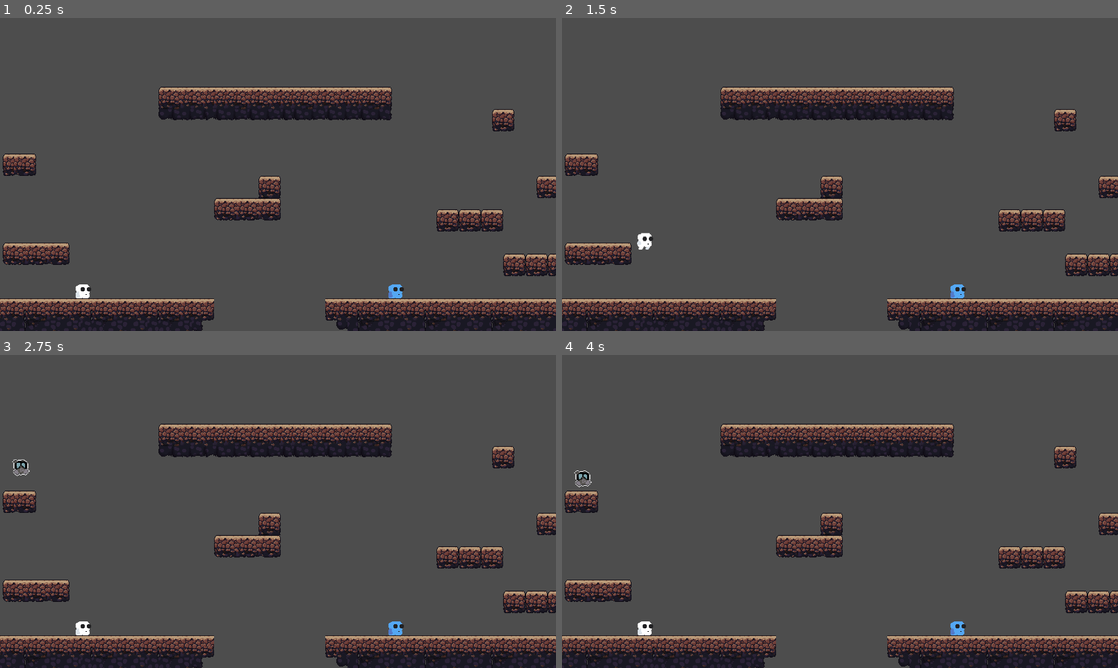
Above: before the commit, frames 1-4 (two rows, left to right).
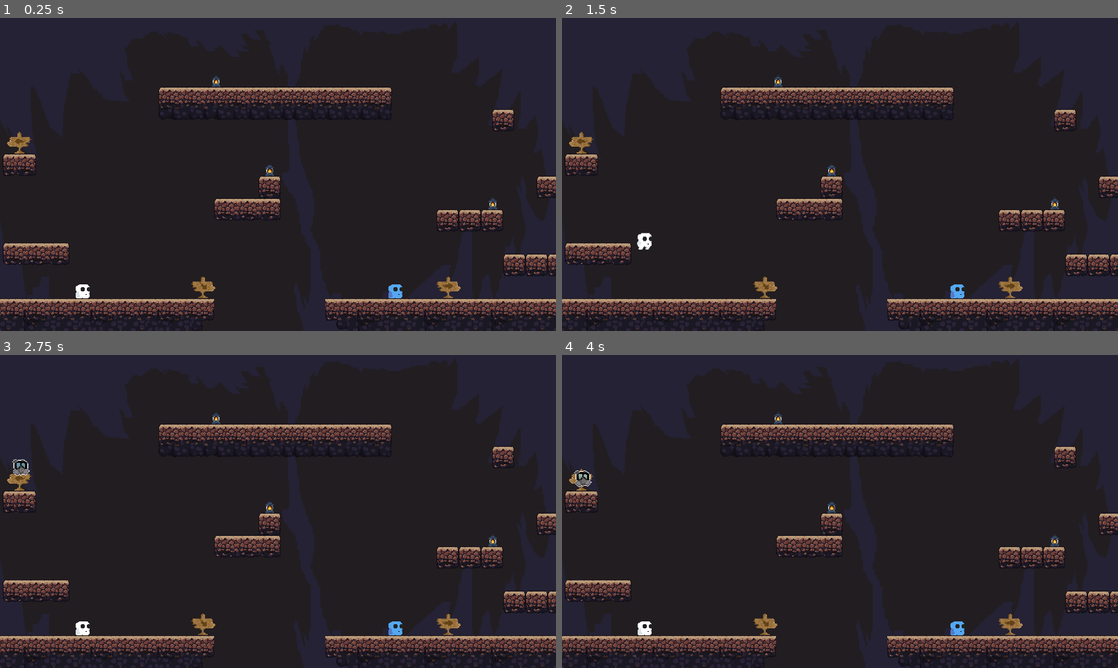
Above: after the commit, the same moments.

Repository: ViniTeider/BeneathTheMask
Game: Godot game, scene res://scenes/world.tscn
The game is run twice, just before and just after one commit, with the same random seed, the same clock (stepped at 60 frames per second) and the same inputs. This scene is started directly instead of the project's main scene.
Inputs:
- Up to frame 1 (0.25 s): no input
- Up to frame 2 (1.5 s): tap Enter at 0.5 s; tap Space at 1.25 s
- Up to frame 3 (2.75 s): no input
- Up to frame 4 (4 s): no input

The runs differ from the first frame. In frame 1, 83% of the frame differs, in the area x 0-100%, y 0-100%; in frame 2, 83%; in frame 3, 83%; in frame 4, 83%.

Commit message:
feat: small objects and background

Diff:
--- /dev/null
+++ b/Scripts/background.gd
@@ -0,0 +1,21 @@
+extends AnimatedSprite2D
+@onready var lightning_timer: Timer = $LightningTimer
+
+var lightning_interval: int
+var min_time = 10
+var max_time = 30
+
+func _ready() -> void:
+	randomize_timer()
+
+func _on_lightning_timer_timeout() -> void:
+	play("lightning")
+	randomize_timer()
+
+func _on_animation_finished() -> void:
+	play("default")
+
+func randomize_timer():
+	lightning_interval = randi_range(min_time,max_time)
+	lightning_timer.wait_time = lightning_interval
+	lightning_timer.start()
--- a/SpriteFrames/Player_1_bomber.tres
+++ b/SpriteFrames/Player_1_bomber.tres
@@ -23,7 +23,6 @@
 region = Rect2(96, 0, 32, 32)
 
 [sub_resource type="CompressedTexture2D" id="CompressedTexture2D_x1ivd"]
-load_path = "res://.godot/imported/bomber_blue_idle.png-470efdd5a7924459c6632c79752bf529.ctex"
 
 [sub_resource type="AtlasTexture" id="AtlasTexture_8yvsr"]
 atlas = ExtResource("5_1qnna")
--- a/project.godot
+++ b/project.godot
@@ -11,7 +11,7 @@
 [application]
 
 config/name="BeneathTheMask"
-run/main_scene="uid://cddgej1angunk"
+run/main_scene="uid://qo1wf3px5pl0"
 config/features=PackedStringArray("4.6", "Forward Plus")
 config/icon="res://icon.svg"
 
--- /dev/null
+++ b/scenes/Background.tscn
@@ -0,0 +1,73 @@
+[gd_scene format=3 uid="uid://dre8tx7lexuxc"]
+
+[ext_resource type="Texture2D" uid="uid://crgsxsxusnviv" path="res://Sprites/miscellaneous/background.png" id="1_nou1y"]
+[ext_resource type="Texture2D" uid="uid://bvp77u5b1krhk" path="res://Sprites/miscellaneous/background_lightning.png" id="2_dnxxv"]
+[ext_resource type="Script" uid="uid://cxkqeqkw0yf7q" path="res://Scripts/background.gd" id="3_dnxxv"]
+
+[sub_resource type="AtlasTexture" id="AtlasTexture_sx43m"]
+atlas = ExtResource("2_dnxxv")
+region = Rect2(0, 0, 657, 353)
+
+[sub_resource type="AtlasTexture" id="AtlasTexture_txrn8"]
+atlas = ExtResource("2_dnxxv")
+region = Rect2(657, 0, 657, 353)
+
+[sub_resource type="AtlasTexture" id="AtlasTexture_stukw"]
+atlas = ExtResource("2_dnxxv")
+region = Rect2(1314, 0, 657, 353)
+
+[sub_resource type="AtlasTexture" id="AtlasTexture_4ib1v"]
+atlas = ExtResource("2_dnxxv")
+region = Rect2(1971, 0, 657, 353)
+
+[sub_resource type="AtlasTexture" id="AtlasTexture_2ttnm"]
+atlas = ExtResource("2_dnxxv")
+region = Rect2(2628, 0, 657, 353)
+
+[sub_resource type="AtlasTexture" id="AtlasTexture_4ret6"]
+atlas = ExtResource("2_dnxxv")
+region = Rect2(3285, 0, 657, 353)
+
+[sub_resource type="SpriteFrames" id="SpriteFrames_fwrf6"]
+animations = [{
+"frames": [{
+"duration": 1.0,
+"texture": ExtResource("1_nou1y")
+}],
+"loop": true,
+"name": &"default",
+"speed": 5.0
+}, {
+"frames": [{
+"duration": 1.0,
+"texture": SubResource("AtlasTexture_sx43m")
+}, {
+"duration": 1.0,
+"texture": SubResource("AtlasTexture_txrn8")
+}, {
+"duration": 1.0,
+"texture": SubResource("AtlasTexture_stukw")
+}, {
+"duration": 1.0,
+"texture": SubResource("AtlasTexture_4ib1v")
+}, {
+"duration": 1.0,
+"texture": SubResource("AtlasTexture_2ttnm")
+}, {
+"duration": 1.0,
+"texture": SubResource("AtlasTexture_4ret6")
+}],
+"loop": false,
+"name": &"lightning",
+"speed": 10.0
+}]
+
+[node name="Background" type="AnimatedSprite2D" unique_id=1857493872]
+z_index = -10
+sprite_frames = SubResource("SpriteFrames_fwrf6")
+script = ExtResource("3_dnxxv")
+
+[node name="LightningTimer" type="Timer" parent="." unique_id=141886408]
+
+[connection signal="animation_finished" from="." to="." method="_on_animation_finished"]
+[connection signal="timeout" from="LightningTimer" to="." method="_on_lightning_timer_timeout"]
--- /dev/null
+++ b/scenes/DownSign.tscn
@@ -0,0 +1,7 @@
+[gd_scene format=3 uid="uid://lbq2te1vjt3g"]
+
+[ext_resource type="Texture2D" uid="uid://byy2o67pqj1cn" path="res://Sprites/miscellaneous/down-sign.png" id="1_6we0r"]
+
+[node name="DownSign" type="Sprite2D" unique_id=347164918]
+scale = Vector2(1.4, 1.4)
+texture = ExtResource("1_6we0r")
--- /dev/null
+++ b/scenes/Lamp.tscn
@@ -0,0 +1,8 @@
+[gd_scene format=3 uid="uid://c5lp4414fcjoc"]
+
+[ext_resource type="Texture2D" uid="uid://4o73ule728up" path="res://Sprites/miscellaneous/lamp.png" id="1_gosxj"]
+
+[node name="Lamp" type="Sprite2D" unique_id=540825983]
+z_index = -6
+scale = Vector2(1.2, 1.2)
+texture = ExtResource("1_gosxj")
--- /dev/null
+++ b/scenes/Sign.tscn
@@ -0,0 +1,8 @@
+[gd_scene format=3 uid="uid://drgcfej8nceb1"]
+
+[ext_resource type="Texture2D" uid="uid://b4swkmycs1t2o" path="res://Sprites/miscellaneous/sign.png" id="1_gg7qi"]
+
+[node name="Sign" type="Sprite2D" unique_id=2084154052]
+z_index = -6
+scale = Vector2(1.4, 1.4)
+texture = ExtResource("1_gg7qi")
--- a/scenes/world.tscn
+++ b/scenes/world.tscn
@@ -1,13 +1,23 @@
 [gd_scene format=4 uid="uid://qo1wf3px5pl0"]
 
-[ext_resource type="PackedScene" path="res://Scenes/Player.tscn" id="1_32lhk"]
-[ext_resource type="PackedScene" uid="uid://ckp8h4gcb5b0j" path="res://Scenes/Teleporter.tscn" id="4_gjpho"]
+[ext_resource type="PackedScene" uid="uid://dre8tx7lexuxc" path="res://scenes/Background.tscn" id="1_4mrxx"]
+[ext_resource type="PackedScene" uid="uid://cm1416vvwqv6k" path="res://Scenes/Player.tscn" id="1_32lhk"]
+[ext_resource type="PackedScene" uid="uid://ckp8h4gcb5b0j" path="res://scenes/Teleporter.tscn" id="4_gjpho"]
 [ext_resource type="Script" uid="uid://d3sghdpu2qfhb" path="res://Scripts/global_camera.gd" id="5_45d1s"]
 [ext_resource type="Script" uid="uid://cph6ivypogtuq" path="res://Scripts/mask_spawner.gd" id="5_p70al"]
-[ext_resource type="PackedScene" uid="uid://dtp8pau0iqndc" path="res://Scenes/MainTileLayer.tscn" id="6_45d1s"]
+[ext_resource type="PackedScene" uid="uid://dtp8pau0iqndc" path="res://scenes/MainTileLayer.tscn" id="6_45d1s"]
+[ext_resource type="PackedScene" uid="uid://c5lp4414fcjoc" path="res://scenes/Lamp.tscn" id="6_qfnet"]
+[ext_resource type="PackedScene" uid="uid://drgcfej8nceb1" path="res://scenes/Sign.tscn" id="7_i7141"]
+[ext_resource type="PackedScene" uid="uid://lbq2te1vjt3g" path="res://scenes/DownSign.tscn" id="9_7r4gi"]
 
 [node name="World" type="Node2D" unique_id=1970420695]
 position = Vector2(3, -1)
+
+[node name="Background" parent="." unique_id=1857493872 instance=ExtResource("1_4mrxx")]
+position = Vector2(645, 357)
+scale = Vector2(1.3895185, 1.3895184)
+animation = &"default"
+autoplay = "default"
 
 [node name="Player" parent="." unique_id=133474484 instance=ExtResource("1_32lhk")]
 position = Vector2(826, 514)
@@ -42,3 +52,22 @@
 position = Vector2(657, 354)
 zoom = Vector2(1.6, 1.6)
 script = ExtResource("5_45d1s")
+
+[node name="Lamp" parent="." unique_id=540825983 instance=ExtResource("6_qfnet")]
+position = Vector2(645, 349.00003)
+
+[node name="Lamp2" parent="." unique_id=2025832550 instance=ExtResource("6_qfnet")]
+position = Vector2(966.00006, 397.00003)
+
+[node name="Sign" parent="." unique_id=2084154052 instance=ExtResource("7_i7141")]
+position = Vector2(902, 515)
+
+[node name="Sign2" parent="." unique_id=1752336041 instance=ExtResource("7_i7141")]
+position = Vector2(285, 307)
+flip_h = true
+
+[node name="Lamp3" parent="." unique_id=1008310852 instance=ExtResource("6_qfnet")]
+position = Vector2(568, 220.99998)
+
+[node name="DownSign" parent="." unique_id=347164918 instance=ExtResource("9_7r4gi")]
+position = Vector2(549, 515)
Not shown, added: Scripts/background.gd.uid
Binary file added: Sprites/miscellaneous/background.png
Not shown, added: Sprites/miscellaneous/background.png.import
Binary file added: Sprites/miscellaneous/background_lightning.png
Not shown, added: Sprites/miscellaneous/background_lightning.png.import
Binary file added: Sprites/miscellaneous/down-sign.png
Not shown, added: Sprites/miscellaneous/down-sign.png.import
Binary file added: Sprites/miscellaneous/lamp.png
Not shown, added: Sprites/miscellaneous/lamp.png.import
Binary file added: Sprites/miscellaneous/sign.png
Not shown, added: Sprites/miscellaneous/sign.png.import
